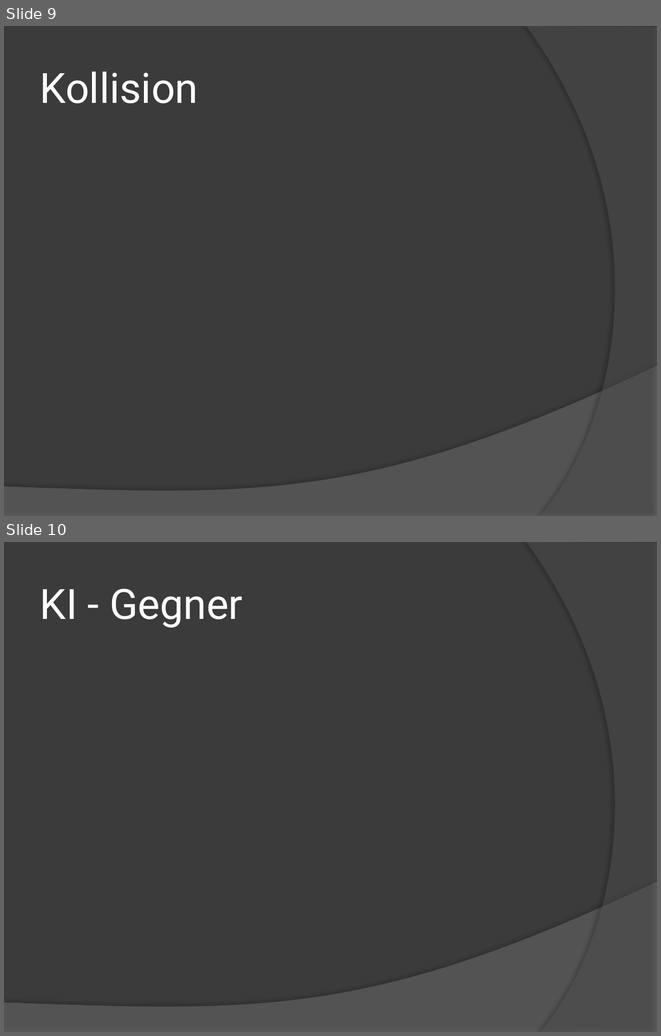
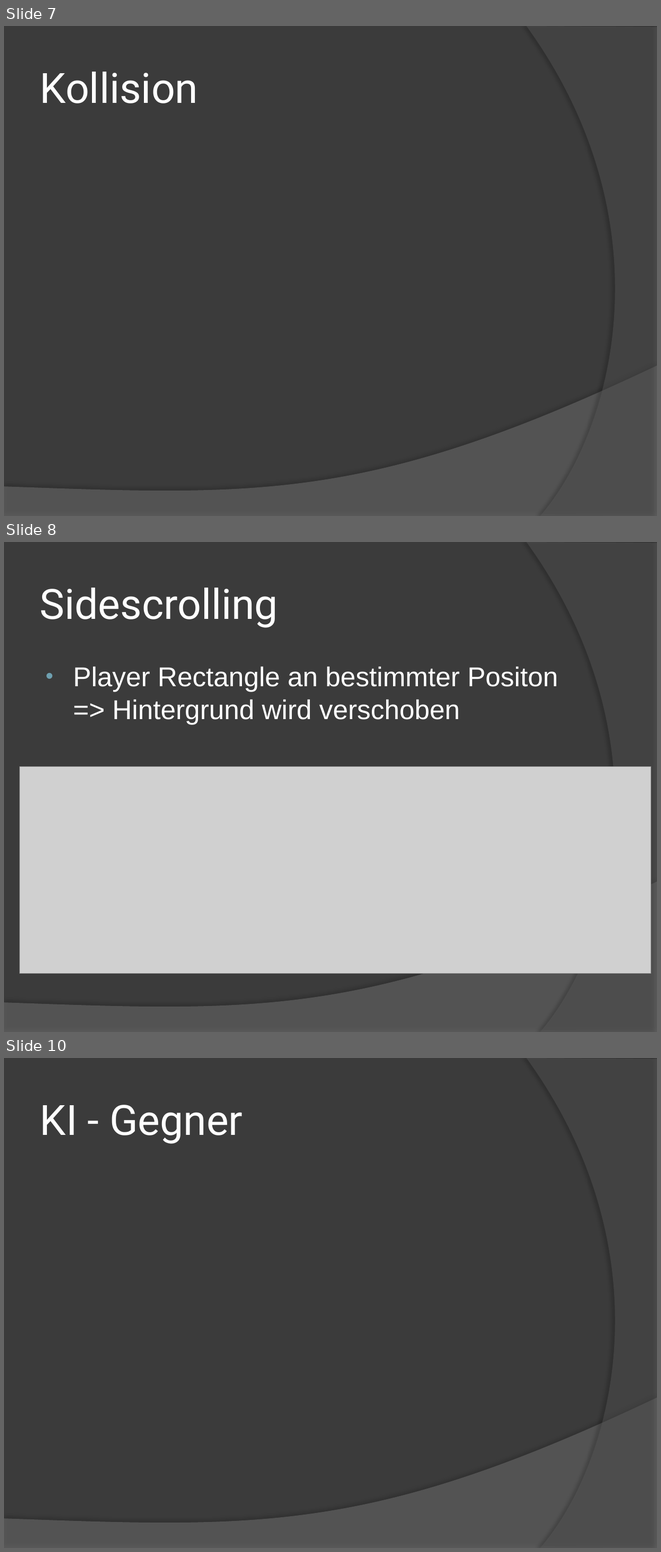
Before and after one commit to LukeSkywalker44/Jump_Run, a slide deck: Präsentation/Jump And Run.pptx. Shown one above the other, each under a label of ours: slides 9 and 10 before the commit, slides 7, 8 and 10 after it; the slides between them are not shown. The pictures are 661x1036 and 661x1552 pixels, drawn with LibreOffice and Linux fonts; fonts in the diff are those of the drawing; grey boxes stand for pictures. Boxes give left, top, right and bottom in pixels: in the first picture for what was removed or moved away, otherwise in the second. Text is boxed around its words. In the diff, an @@ line names an element or a change of style, - is before the commit and + after.

```diff
--- a/Präsentation/Jump And Run.pptx
+++ b/Präsentation/Jump And Run.pptx
@@ slide 8 added at [4, 542, 657, 1032], background #3B3B3B; not listed: 2 template elements that a slide beside it also shows @@
@@ title added at [40, 588, 278, 628], 46 pt, text #FFFFFF @@
+Sidescrolling
@@ text added at [73, 667, 558, 724], 30 pt, text #FFFFFF @@
+• Player Rectangle an bestimmter Positon => Hintergrund wird verschoben
@@ picture added at [20, 767, 651, 973] @@
@@ what was slide 9 is now slide 7 @@
```
Also in this commit, not shown: 2 slides changed, 2 other slides added, 1 slide removed, 4 other files.
